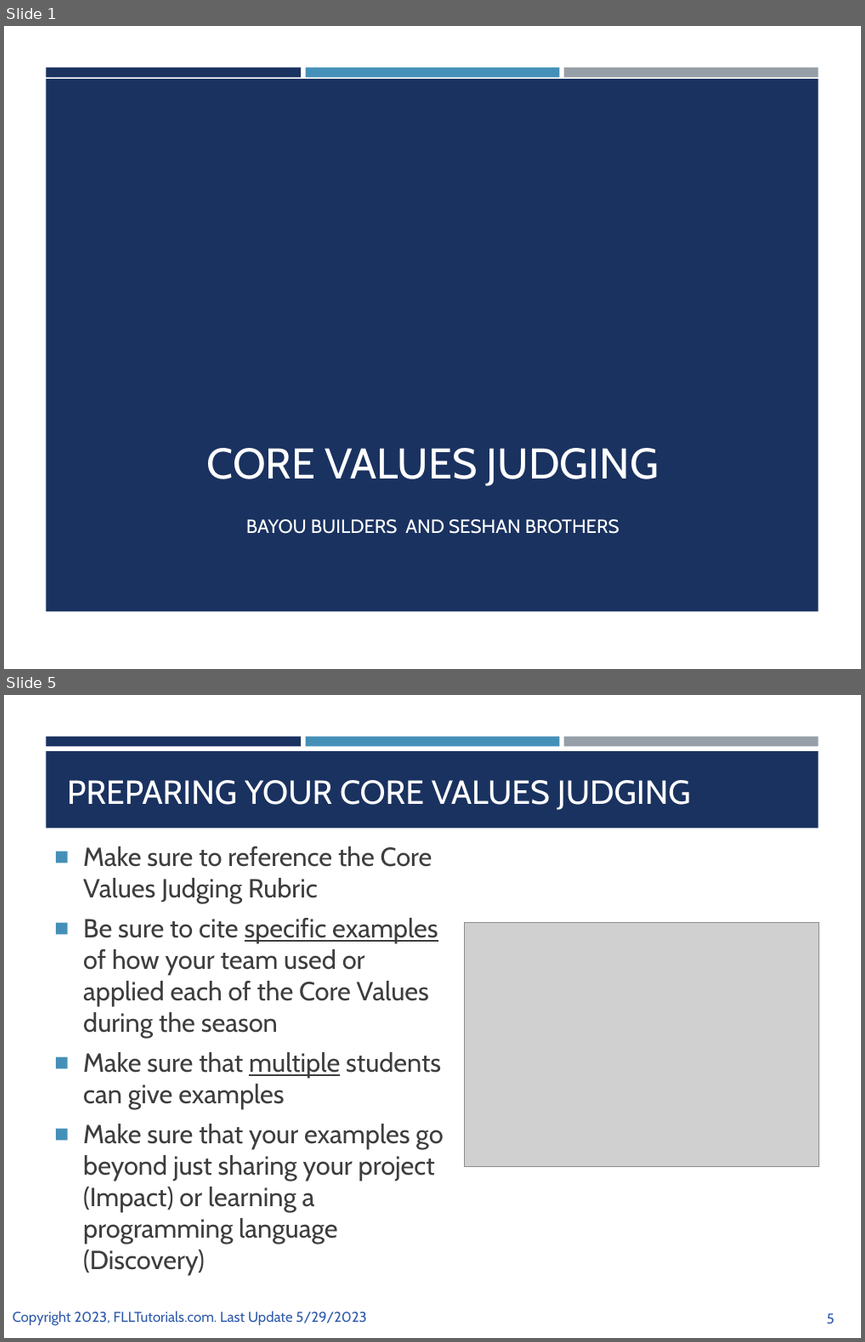
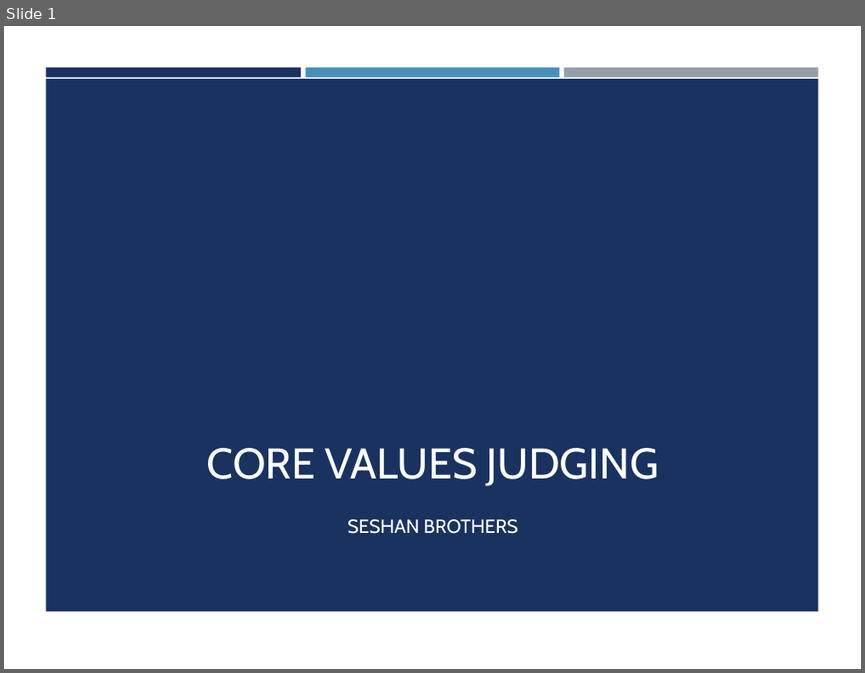
Before and after one commit to ev3lessons/FLL-Tutorials, a slide deck: translations/en-us/CoreValues/CVJudging.pptx. Shown one above the other, each under a label of ours: slides 1 and 5 before the commit, slide 1 after it; the slides between them are not shown. The pictures are 865x1342 and 865x673 pixels, drawn with LibreOffice and Linux fonts; fonts in the diff are those of the drawing; grey boxes stand for pictures; background and template pictures are left out. Boxes give left, top, right and bottom in pixels: in the first picture for what was removed or moved away, otherwise in the second. Text is boxed around its words. In the diff, an @@ line names an element or a change of style, - is before the commit and + after.

```diff
--- a/translations/en-us/CoreValues/CVJudging.pptx
+++ b/translations/en-us/CoreValues/CVJudging.pptx
@@ slide 5 removed at (x1=4, y1=695, x2=861, y2=1338), background #FFFFFF; not listed: 3 template elements that a slide beside it also shows @@
@@ rectangle removed at (x1=46, y1=752, x2=818, y2=828) @@
@@ title removed at (x1=67, y1=780, x2=691, y2=810) @@
-PREPARING YOUR CORE VALUES JUDGING
@@ text removed at (x1=83, y1=846, x2=443, y2=1243) @@
-■ Make sure to reference the Core Values Judging Rubric
-■ Be sure to cite specific examples of how your team used or applied each of the Core Values during the season
-■ Make sure that multiple students can give examples
-■ Make sure that your examples go beyond just sharing your project (Impact) or learning a programming language (Discovery)
@@ picture removed at (x1=464, y1=922, x2=819, y2=1166) @@
@@ text removed at (x1=12, y1=1310, x2=367, y2=1325) @@
-Copyright 2023, FLLTutorials.com. Last Update 5/29/2023
@@ page number removed at (x1=827, y1=1313, x2=834, y2=1323) @@
-5
@@ slide 1 changed as well @@
@@ subtitle at (x1=347, y1=519, x2=518, y2=533): text changed @@
-BAYOU BUILDERS AND SESHAN BROTHERS
+SESHAN BROTHERS
```
Also in this commit, not shown: 3 other slides changed, 3 slides added, 5 other slides removed, 29 other files.
